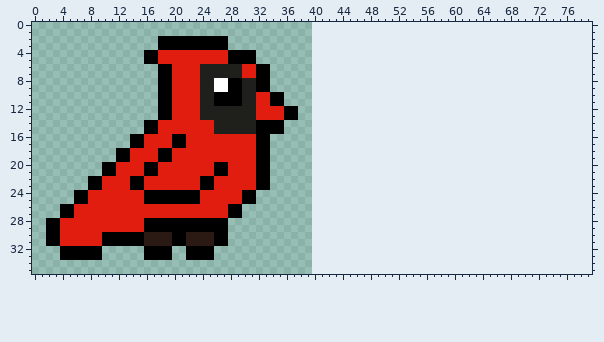
Sprite sheet, stored at assets/spritesheets/redbird.png. The picture above was drawn from the file before the commit.
The file is 40x36 pixels. The old version is drawn lined up with the new one, on the new canvas.
And afterwards:
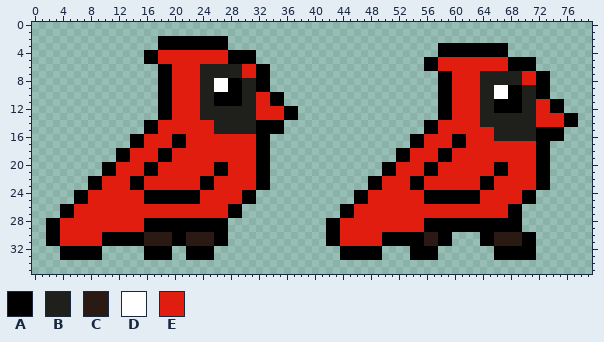
Palette (. is transparent): A #000000  B #1f1f1b  C #2a1a13  D #ffffff  E #e01d0f
What changed:
canvas 40x36 -> 80x36
@@ x 40..79 @@
  2 ........................................
- 3 ........................................
- 4 ........................................
- 5 ........................................
- 6 ........................................
- 7 ........................................
- 8 ........................................
- 9 ........................................
-10 ........................................
-11 ........................................
-12 ........................................
-13 ........................................
-14 ........................................
-15 ........................................
-16 ........................................
-17 ........................................
-18 ........................................
-19 ........................................
-20 ........................................
-21 ........................................
-22 ........................................
-23 ........................................
-24 ........................................
-25 ........................................
-26 ........................................
-27 ........................................
-28 ........................................
-29 ........................................
-30 ........................................
-31 ........................................
-32 ........................................
-33 ........................................
+ 3 ..................AAAAAAAAAA............
+ 4 ..................AAAAAAAAAA............
+ 5 ................AAEEEEEEEEEEAAAA........
+ 6 ................AAEEEEEEEEEEAAAA........
+ 7 ..................AAEEEEBBBBBBEEAA......
+ 8 ..................AAEEEEBBBBBBEEAA......
+ 9 ..................AAEEEEBBDDAABBAA......
+10 ..................AAEEEEBBDDAABBAA......
+11 ..................AAEEEEBBAAAABBEEAA....
+12 ..................AAEEEEBBAAAABBEEAA....
+13 ..................AAEEEEBBBBBBBBEEEEAA..
+14 ................AAEEEEEEBBBBBBBBEEEEAA..
+15 ................AAEEEEEEEEBBBBBBAAAA....
+16 ..............AAEEEEAAEEEEBBBBBBAAAA....
+17 ..............AAEEEEAAEEEEEEEEEEAA......
+18 ............AAEEEEAAEEEEEEEEEEEEAA......
+19 ............AAEEEEAAEEEEEEEEEEEEAA......
+20 ..........AAEEEEAAEEEEEEEEAAEEEEAA......
+21 ..........AAEEEEAAEEEEEEEEAAEEEEAA......
+22 ........AAEEEEAAEEEEEEEEAAEEEEEEAA......
+23 ........AAEEEEAAEEEEEEEEAAEEEEEEAA......
+24 ......AAEEEEEEEEAAAAAAAAEEEEEEAA........
+25 ......AAEEEEEEEEAAAAAAAAEEEEEEAA........
+26 ....AAEEEEEEEEEEEEEEEEEEEEEEAA..........
+27 ....AAEEEEEEEEEEEEEEEEEEEEEEAA..........
+28 ..AAEEEEEEEEEEEEAAAAAAAAAAAAAA..........
+29 ..AAEEEEEEEEEEEEAAAAAAAAAAAAAA..........
+30 ..AAEEEEEEAAAAAACCAA....AACCCCAA........
+31 ..AAEEEEEEAAAAAACCAA....AACCCCAA........
+32 ....AAAAAA....AAAA........AAAAAA........
+33 ....AAAAAA....AAAA........AAAAAA........
 34 ........................................
Pixel boxes of the changes (left, top, right, bottom) in both pictures:
added: (326, 43, 578, 260)
